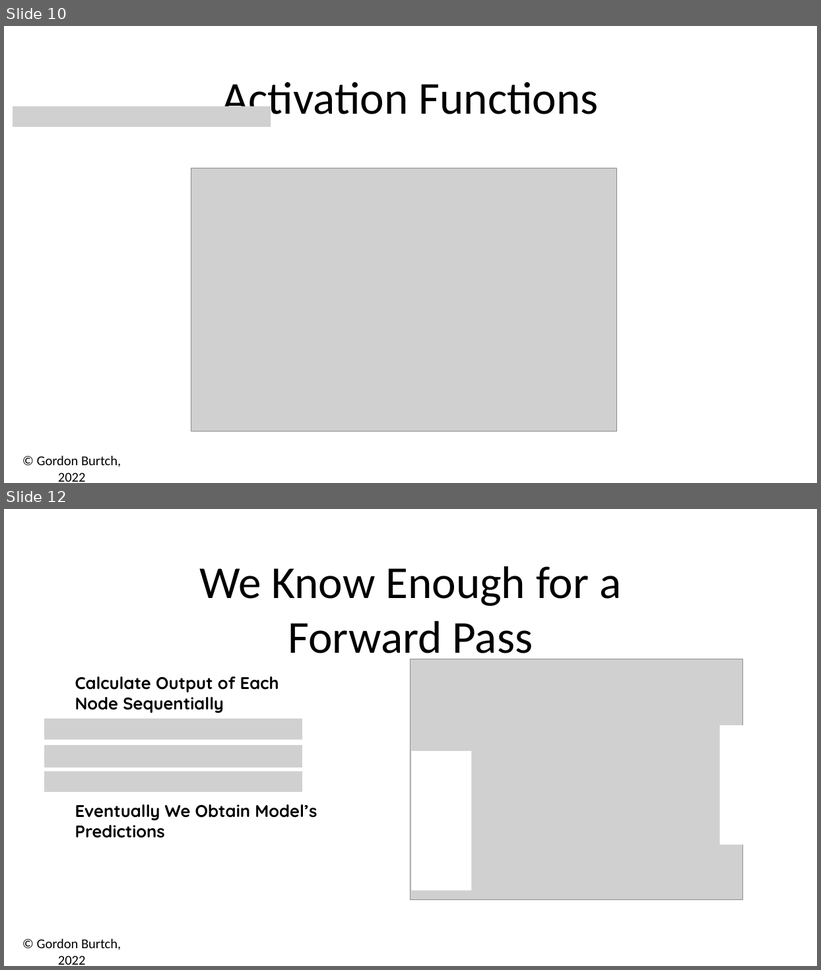
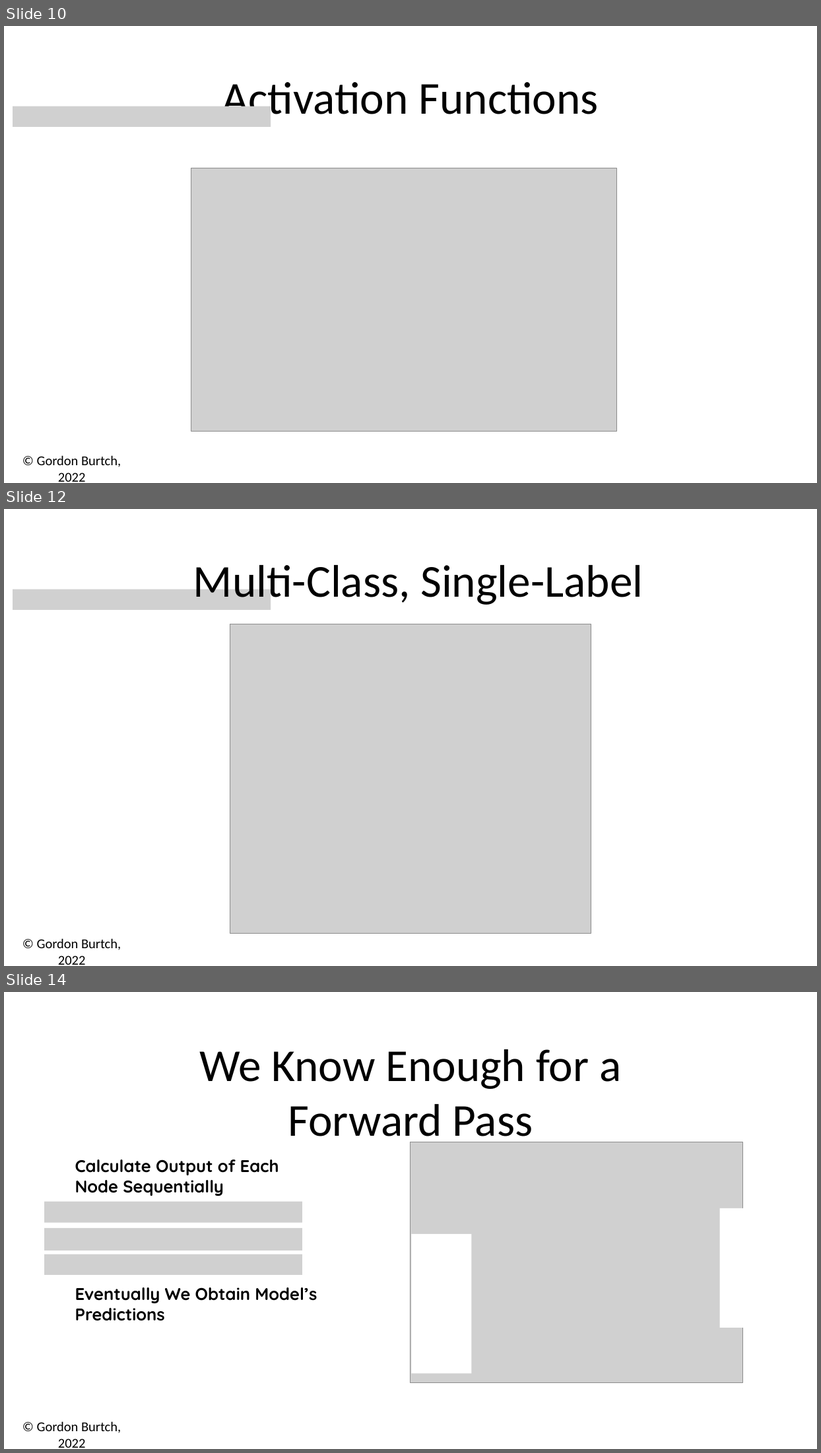
Before and after one commit to zizgao/BA865-2022, a slide deck: Week 2/02 - Math & Keras.pptx. Shown one above the other, each under a label of ours: slides 10 and 12 before the commit, slides 10, 12 and 14 after it; the slides between them are not shown. The pictures are 821x970 and 821x1453 pixels, drawn with LibreOffice and Linux fonts; fonts in the diff are those of the drawing; grey boxes stand for pictures. Boxes give left, top, right and bottom in pixels: in the first picture for what was removed or moved away, otherwise in the second. Text is boxed around its words. In the diff, an @@ line names an element or a change of style, - is before the commit and + after.

```diff
--- a/Week 2/02 - Math & Keras.pptx
+++ b/Week 2/02 - Math & Keras.pptx
@@ slide 12 added at (4, 509, 817, 966), background #FFFFFF; not listed: 1 template element that a slide beside it also shows @@
@@ text added at (193, 565, 643, 608), 54 pt, text #000000 @@
+Multi-Class, Single-Label
@@ picture added at (13, 590, 271, 610) @@
@@ picture added at (230, 625, 591, 933) @@
@@ what was slide 12 is now slide 14 @@
```
Also in this commit, not shown: 2 slides changed, 8 other slides added, 5 other files.
